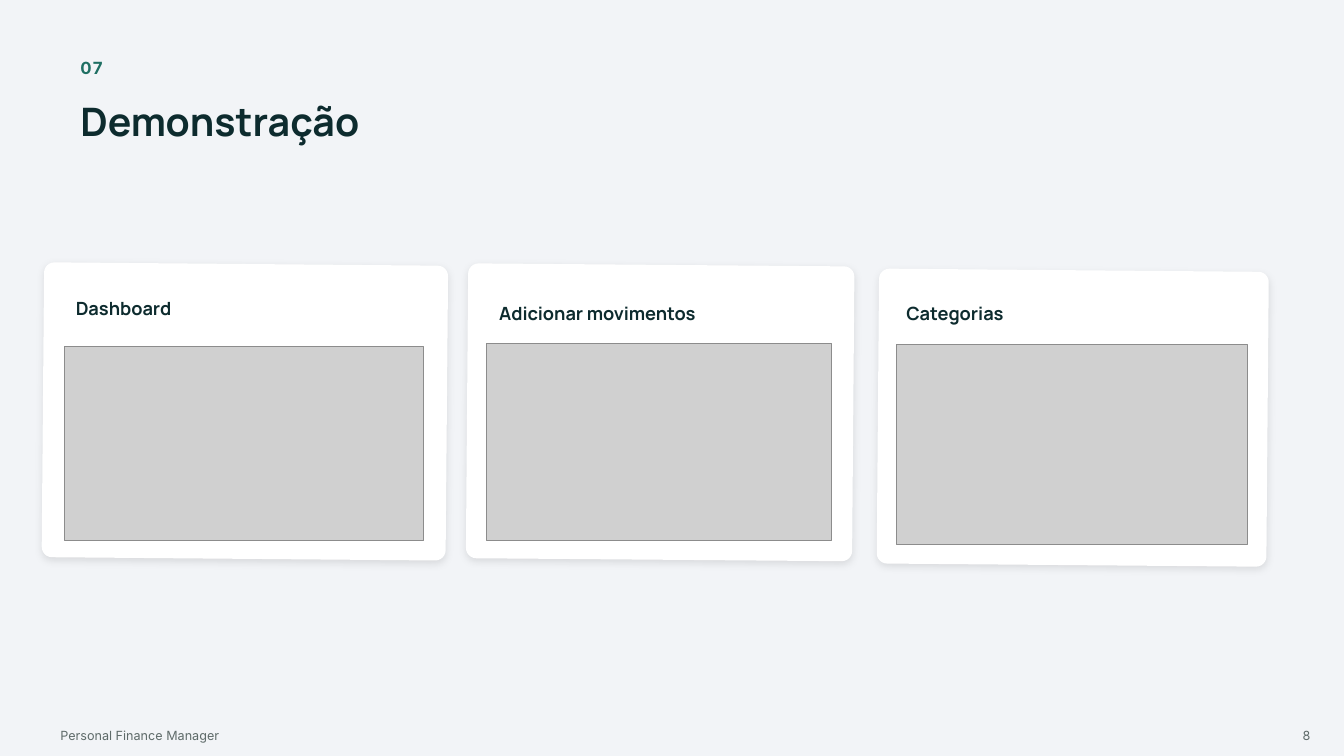
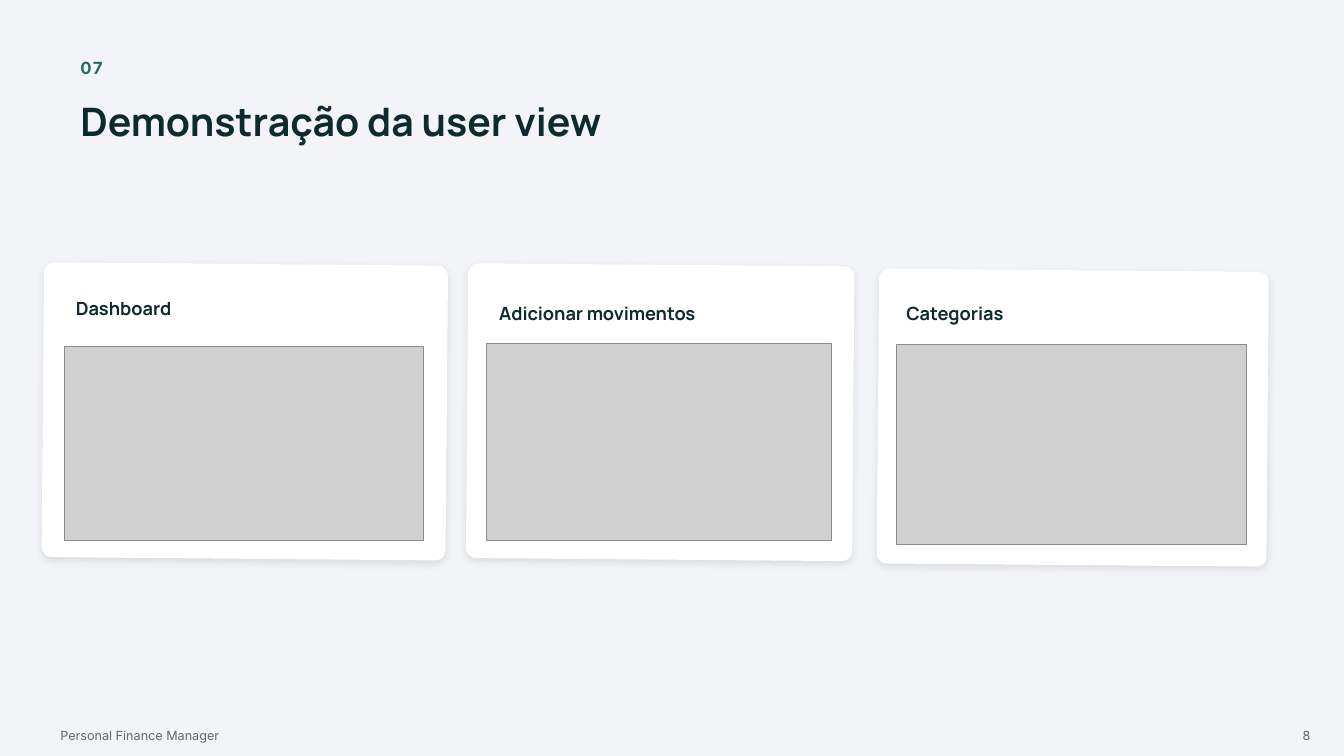
Before and after one commit to esmeraldafonseca/personal-finance-manager, a slide deck: slide 9 of src/assets/PersonalFinanceManager_Apresentacao .pptx. Drawn at 1344x756 pixels with LibreOffice and Linux fonts; fonts in the diff are those of the drawing; grey boxes stand for pictures. Boxes give left, top, right and bottom in pixels: in the first picture for what was removed or moved away, otherwise in the second. Text is boxed around its words. In the diff, an @@ line names an element or a change of style, - is before the commit and + after.

```diff
--- a/src/assets/PersonalFinanceManager_Apresentacao .pptx
+++ b/src/assets/PersonalFinanceManager_Apresentacao .pptx
@@ text at bbox=[80, 105, 601, 146]: text changed @@
-Demonstração
+Demonstração da user view
```
Also in this commit, not shown: 2 other slides changed, 3 slides added, 1 other file.
